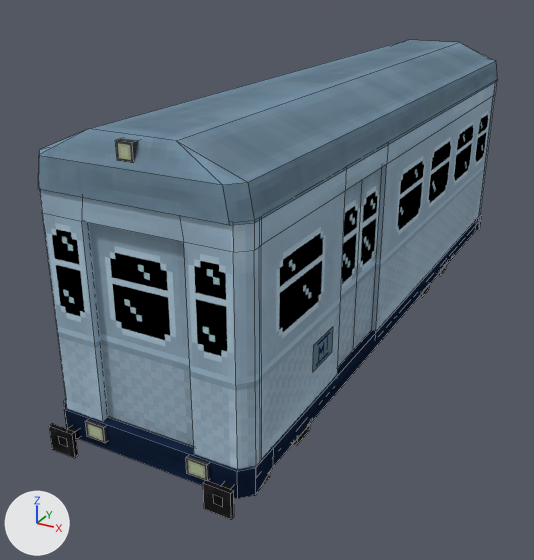
A saved change to the Blender file moretrains_basic/blend/moretrains_basic_silberling_anim.blend.
Rendered twice from a 50 mm lens placed at (26.3, -59.9, 31.6), pointed at (-4.0, -4.9, 4.0). The axes (+X, +Y, +Z) are drawn at lower left. The lights are the same throughout. Mesh edges are drawn as thin lines.

In view in the first picture: 'silberling_anim'.
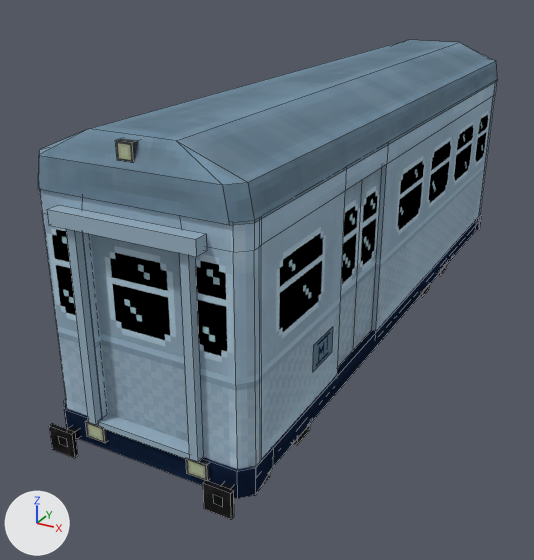
Location of each change, [x1, y1, x2, y2] in pixels of the pictures (534 x 560 px):
part 1 of me_cube_001, added (blue): after [179, 253, 204, 462]
part 2 of me_cube_001, added (blue): after [47, 205, 207, 257]
part 3 of me_cube_001, added (blue): after [67, 229, 102, 425]
part 4 of me_cube_001, added (blue): after [98, 414, 192, 460]

Edits to the bpy script that builds the scene:
```text
Change me_cube_001:
    used by ob_silberling_anim; location = (0.0, 0.0, 1.53)
    remove me_cube_001.from_pydata(...)  # 1336 vertices, 1064 faces; spans x -7.8..7.8, y -29.9..29.9, z -5.4..20.9
    add me_cube_001.from_pydata(...)  # 1400 vertices, 1110 faces; spans x -7.8..7.8, y -29.9..29.9, z -5.4..20.9
    me_cube_001 part 1: a new loose piece, a box spanning x 3.77..4.41, y -29.03..-28.39, z 1.25..15.49, in mat_moretrains_silberling (picture img_moretrains_silberling_png_001)
    me_cube_001 part 2: a new loose piece, a box spanning x -5.4..5.2, y -29.5..-28.5, z 15.2..16.2, in mat_moretrains_silberling (picture img_moretrains_silberling_png_001)
    me_cube_001 part 3: a new loose piece, a box spanning x -4.41..-3.77, y -29.03..-28.39, z 1.25..15.49, in mat_moretrains_silberling (picture img_moretrains_silberling_png_001)
    me_cube_001 part 4: the loose piece of 8 vertices spanning x -4.9..-3.3, y -28.8..-28.2, z -0.2..1.1 is copied, and the copy is scaled about its middle by (4.78, 2.01, 0.361), then moved by (4.1, 0.3, 0.8); it spans x -3.8..3.8, y -28.8..-27.6, z 1.0..1.4
```
